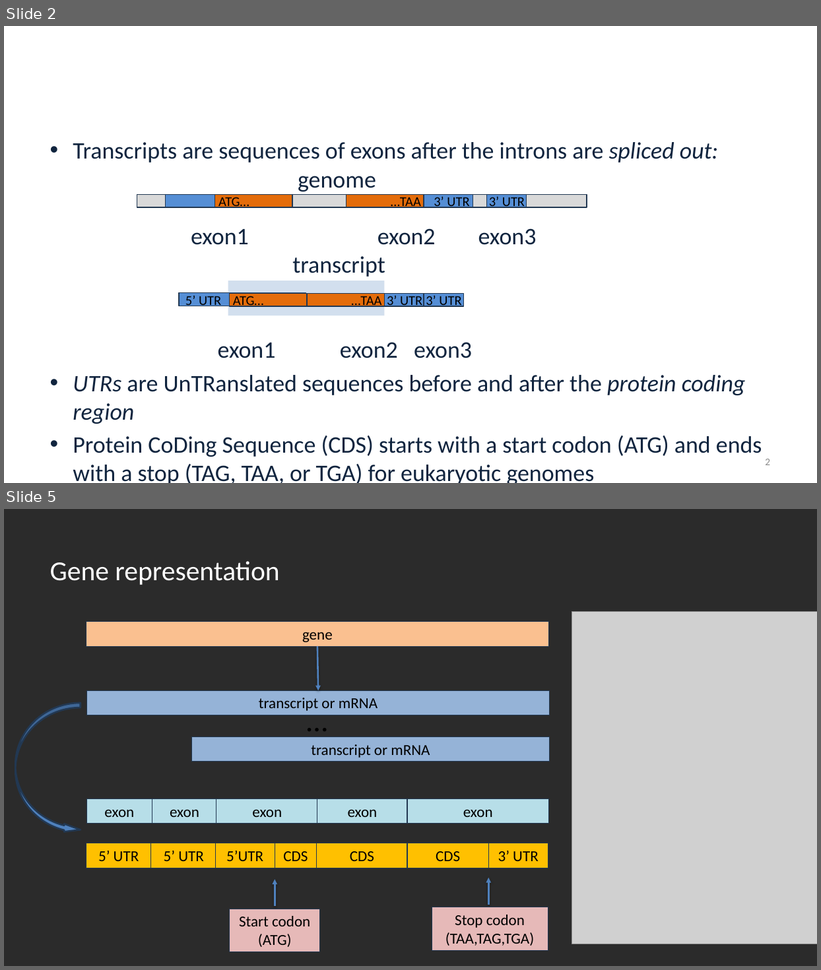
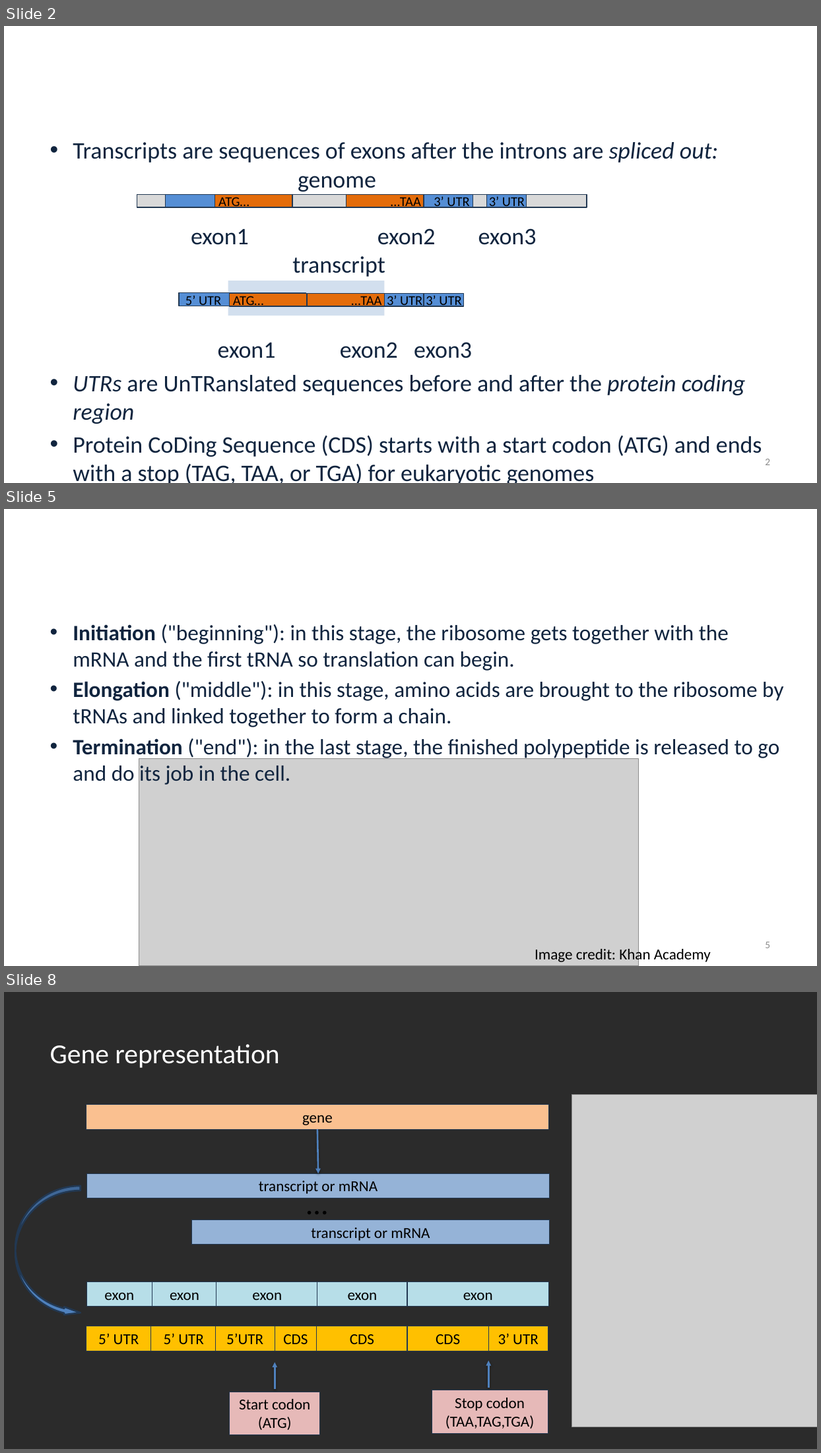
Before and after one commit to alekseyzimin/BME-Algorithms-for-Analysis-of-Genomic-Data, a slide deck: Lectures/Week 9 -- Transcript sequencing and Assembly.pptx. Shown one above the other, each under a label of ours: slides 2 and 5 before the commit, slides 2, 5 and 8 after it; the slides between them are not shown. The pictures are 821x970 and 821x1453 pixels, drawn with LibreOffice and Linux fonts; fonts in the diff are those of the drawing; grey boxes stand for pictures; background and template pictures are left out; a plain dark background stands for a picture behind light text. Boxes give left, top, right and bottom in pixels: in the first picture for what was removed or moved away, otherwise in the second. Text is boxed around its words. In the diff, an @@ line names an element or a change of style, - is before the commit and + after.

```diff
--- a/Lectures/Week 9 -- Transcript sequencing and Assembly.pptx
+++ b/Lectures/Week 9 -- Transcript sequencing and Assembly.pptx
@@ slide 5 added at <box>4,509,817,966</box>, background picture (left out) @@
@@ title added at <box>44,554,776,585</box>, 32.4 pt, text #FFFFFF @@
+Stages of translation
@@ text added at <box>73,625,783,785</box>, 25.9 pt, text #0F243E @@
+• Initiation ("beginning"): in this stage, the ribosome gets together with the mRNA and the first tRNA so translation can begin.
+• Elongation ("middle"): in this stage, amino acids are brought to the ribosome by tRNAs and linked together to form a chain.
+• Termination ("end"): in the last stage, the finished polypeptide is released to go and do its job in the cell.
@@ picture added at <box>139,758,639,966</box> @@
@@ page number added at <box>765,942,770,949</box>, 12 pt, text #8C8C8C @@
+5
@@ text added at <box>535,947,711,964</box>, 18 pt, text #000000 @@
+Image credit: Khan Academy
@@ what was slide 5 is now slide 8 @@
```
Also in this commit, not shown: 4 slides changed, 3 other slides added.
